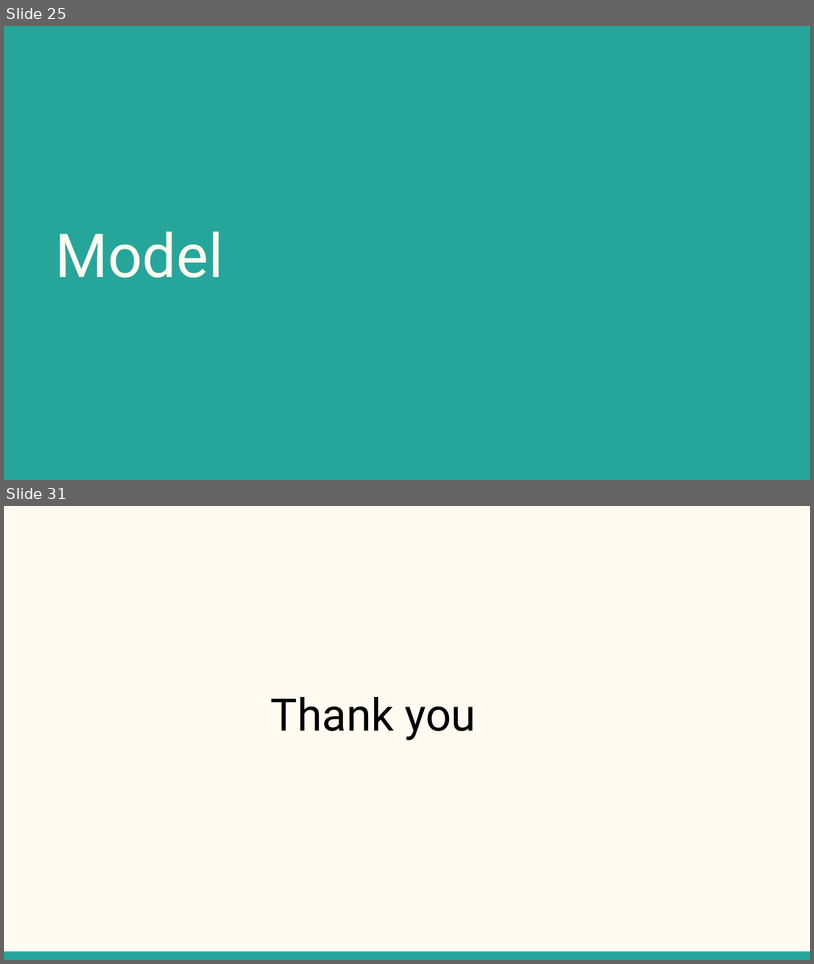
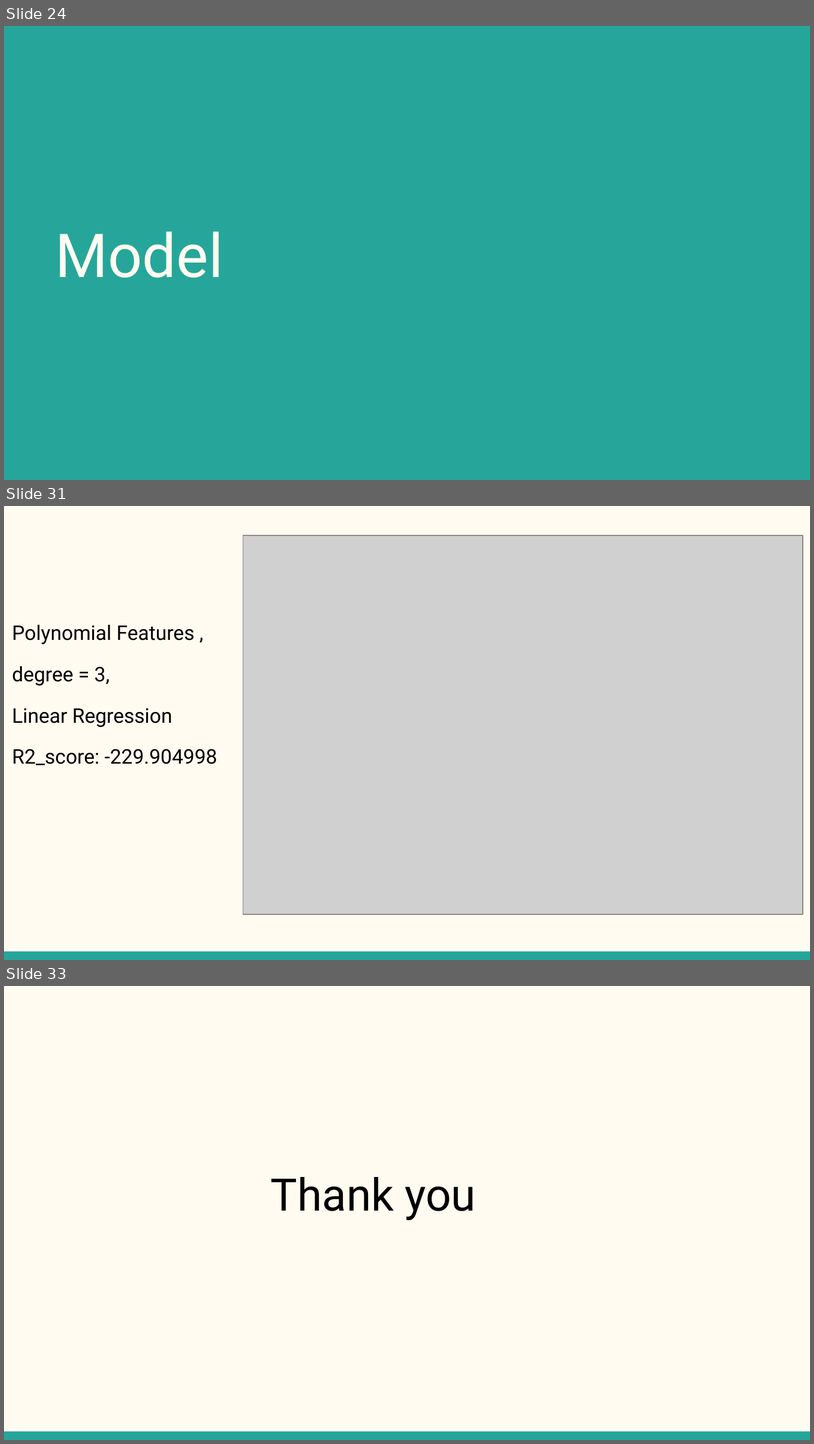
Before and after one commit to harshalad0302/255_project, a slide deck: 255Project- Used Cars.pptx. Shown one above the other, each under a label of ours: slides 25 and 31 before the commit, slides 24, 31 and 33 after it; the slides between them are not shown. The pictures are 814x964 and 814x1444 pixels, drawn with LibreOffice and Linux fonts; fonts in the diff are those of the drawing; grey boxes stand for pictures. Boxes give left, top, right and bottom in pixels: in the first picture for what was removed or moved away, otherwise in the second. Text is boxed around its words. In the diff, an @@ line names an element or a change of style, - is before the commit and + after.

```diff
--- a/255Project- Used Cars.pptx
+++ b/255Project- Used Cars.pptx
@@ slide 31 added at [4,506,810,960], background #FFFBF0; not listed: 1 template element that a slide beside it also shows @@
@@ picture added at [243,535,803,914] @@
@@ text added at [12,624,218,765], 18 pt, text #000000 @@
+Polynomial Features ,
+degree = 3,
+Linear Regression
+R2_score: -229.904998
@@ what was slide 25 is now slide 24 @@
@@ what was slide 31 is now slide 33 @@
```
Also in this commit, not shown: 18 slides changed, 2 other slides added, 1 slide removed.
